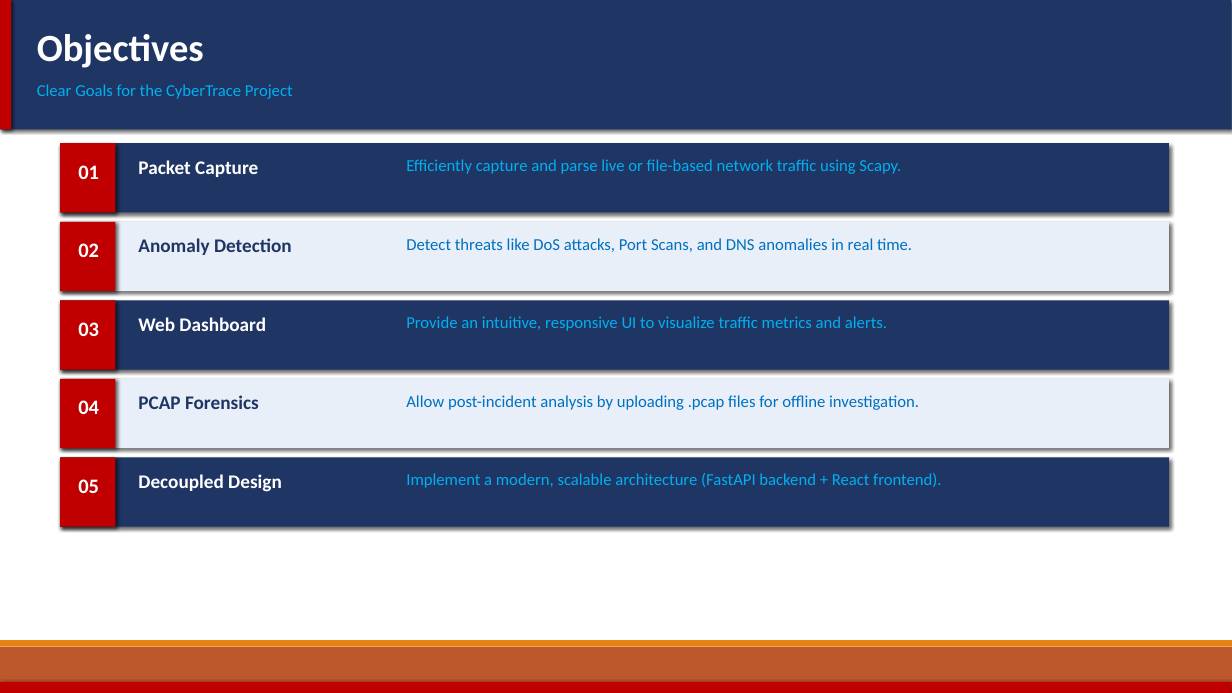
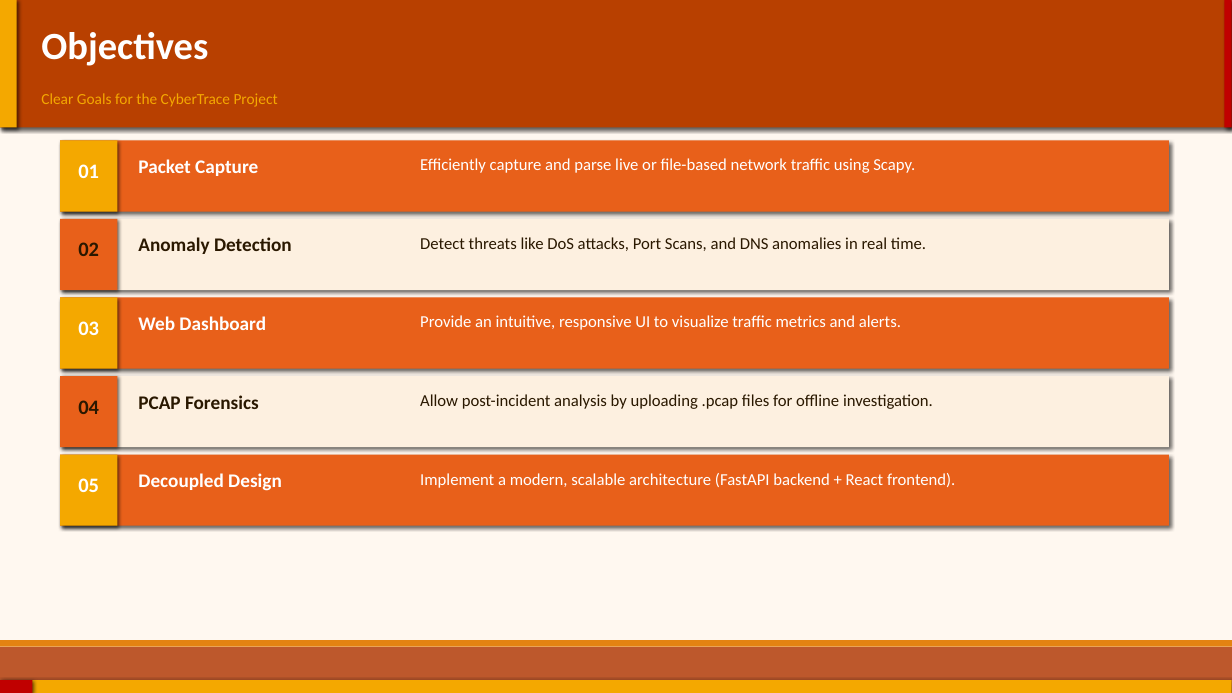
Before and after one commit to Priyanshi27G/CyberTrace, a slide deck: slide 5 of CyberTrace_Viva_Presentation.pptx. Drawn at 1232x693 pixels with LibreOffice and Linux fonts; fonts in the diff are those of the drawing. Boxes give left, top, right and bottom in pixels: in the first picture for what was removed or moved away, otherwise in the second. Text is boxed around its words. In the diff, an @@ line names an element or a change of style, - is before the commit and + after.

```diff
--- a/CyberTrace_Viva_Presentation.pptx
+++ b/CyberTrace_Viva_Presentation.pptx
@@ background #FFFFFF to #FFF8F0 @@
@@ rectangle at bbox=[0, 0, 1232, 128]: fill #1F3564 to #B84000 @@
@@ rectangle: place and size @@
-rectangle at bbox=[0, 0, 11, 129]
+rectangle at bbox=[0, 0, 17, 128]
@@ text "Objectives": place and size @@
-text "Objectives" at bbox=[37, 34, 204, 68]
+text "Objectives" at bbox=[41, 32, 208, 66]
@@ rectangle added at bbox=[1225, 0, 1232, 128], fill #C00000 @@
@@ text "Clear Goals for the CyberTrace ...": place and size @@
-text "Clear Goals for the CyberTrace ..." at bbox=[37, 84, 293, 99]
+text "Clear Goals for the CyberTrace ..." at bbox=[41, 93, 278, 107]
@@ text "Clear Goals for the CyberTrace ..." at bbox=[41, 93, 278, 107]: size 13 to 12 pt, text colour #00B0F0 to #F4A800 @@
@@ rectangle added at bbox=[60, 140, 117, 212], fill #F4A800 @@
@@ rectangle at bbox=[60, 219, 1169, 290]: fill #E8EFF8 to #FDF0E0 @@
@@ rectangle at bbox=[60, 219, 117, 290]: fill #C00000 to #E8601A @@
@@ text "02" at bbox=[78, 242, 99, 256]: text colour #FFFFFF to #2A1800 @@
@@ text "Anomaly Detection" at bbox=[138, 237, 292, 254]: text colour #1F3564 to #2A1800 @@
@@ text "Detect threats like DoS attacks, ..." at bbox=[420, 237, 926, 251]: text colour #0070C0 to #2A1800 @@
@@ rectangle at bbox=[60, 376, 1169, 447]: fill #E8EFF8 to #FDF0E0 @@
@@ rectangle at bbox=[60, 376, 117, 447]: fill #C00000 to #E8601A @@
@@ text "04" at bbox=[78, 400, 99, 414]: text colour #FFFFFF to #2A1800 @@
@@ text "PCAP Forensics" at bbox=[138, 395, 259, 409]: text colour #1F3564 to #2A1800 @@
@@ text "Allow post-incident analysis by uploading ..." at bbox=[420, 394, 933, 409]: text colour #0070C0 to #2A1800 @@
@@ fill #C00000 to #F4A800 in 4 elements at bbox=[0, 0, 17, 128], bbox=[0, 680, 1232, 693], bbox=[60, 298, 117, 369], bbox=[60, 455, 117, 526] @@
@@ fill #1F3564 to #E8601A in 3 elements at bbox=[60, 298, 1169, 369], bbox=[60, 140, 1169, 212], bbox=[60, 455, 1169, 526] @@
@@ 5 texts: place and size @@
-5 texts at bbox=[406, 159, 941, 488]
+5 texts at bbox=[420, 158, 955, 488]
@@ text colour #00B0F0 to #FFFFFF in 3 elements at bbox=[420, 158, 915, 173], bbox=[420, 315, 901, 330], bbox=[420, 473, 955, 488] @@
@@ rectangle: place and size @@
-rectangle at bbox=[60, 143, 116, 213]
+rectangle at bbox=[0, 680, 32, 693]
```
Also in this commit, not shown: 8 other slides changed, 1 other file.
